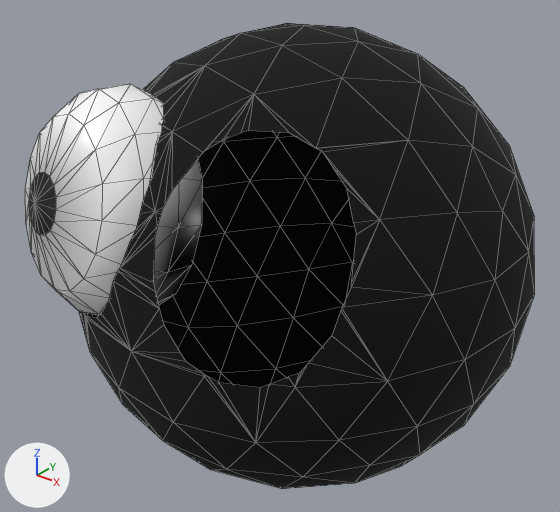
Renders of the glTF model models/Russsmaenchen.glb from each side of a commit.
Before and after are seen from a 50 mm camera at (1.88, -2.5, 1.51) aimed at (-0.06, -0.07, 0.01). Every picture has the same lights, and +X, +Y and +Z are marked at lower left. Mesh edges are drawn as thin lines. Where no turn or scale is listed for an object, it has been applied to the vertices. Vertices at the same position are counted once.
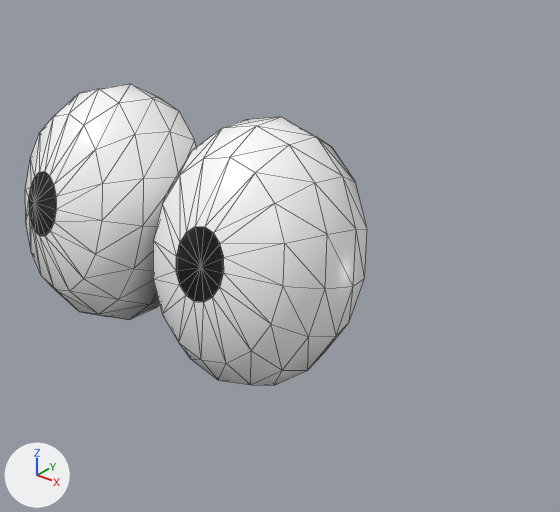
Commit message: Russman fix

Pixel boxes (x1, y1, x2, y2) of what changed, in the pictures (560 x 512 px):
'Icosphere', deleted (black)
    before: (79, 23, 535, 489)
'Sphere.001', reshaped (93% wider, 31% taller)
    before: (25, 84, 202, 315)
    after: (25, 84, 367, 386)
part 1 of me_sphere_002, added
    after: (153, 117, 367, 386)
part 2 of me_sphere_002, built on
    both: (25, 114, 102, 291)

Patch to the scene script:
```diff
--- a/models/Russsmaenchen.glb.py
+++ b/models/Russsmaenchen.glb.py
@@ me_sphere_002 @@
 # used by ob_sphere_001; location = (0.0, 0.109, -0.1)
-me_sphere_002.from_pydata(...)  # 81 vertices, 144 faces; spans x -0.713..-0.001, y -1.16..-0.577, z 0.024..0.932
+me_sphere_002.from_pydata(...)  # 194 vertices, 352 faces; spans x -0.713..0.713, y -1.161..-0.577, z 0.024..0.932
+# me_sphere_002 part 1: a new loose piece of 97 vertices spanning x 0.001..0.713, y -1.161..-0.577, z 0.024..0.932, in mat_material_001
+# me_sphere_002 part 2
+# 32 faces are deleted
+# 16 vertices are added at x -0.477..-0.295, y -1.161..-1.102, z 0.459..0.688
+# 64 new faces join them
 me_sphere_002.materials.append(mat_material_001)
@@ ob_icosphere @@
-ob_icosphere = bpy.data.objects.new('Icosphere', me_icosphere)
-ob_icosphere.location = (0.0, 0.0, 0.0)
```
